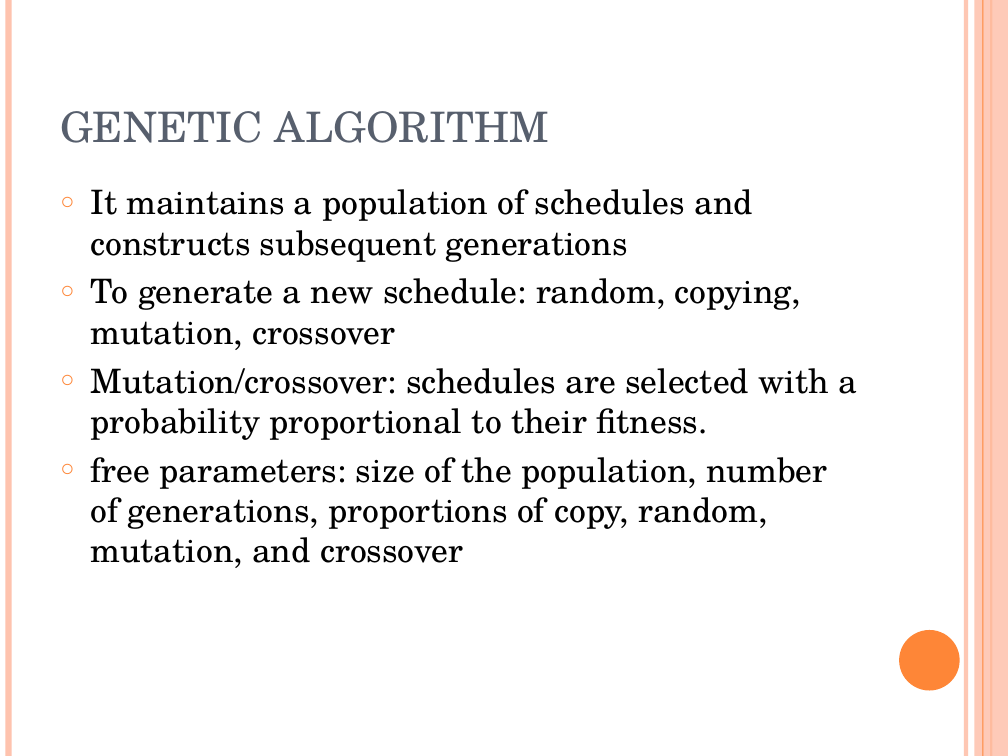
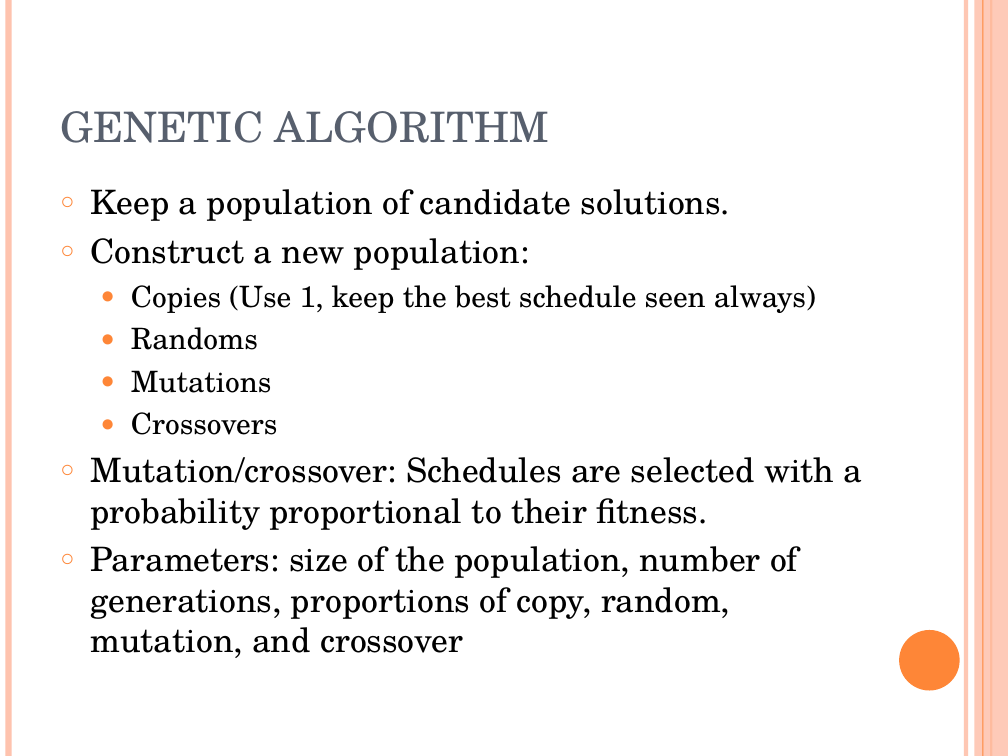
Before and after one commit to akokcam/csc384-genetic-algorithms-project, a slide deck: slide 5 of GA_TestBench/Data Files/presentation.ppt (slide 4 before the commit). Drawn at 1008x756 pixels with LibreOffice and Linux fonts; fonts in the diff are those of the drawing. Boxes give left, top, right and bottom in pixels: in the first picture for what was removed or moved away, otherwise in the second. Text is boxed around its words. In the diff, an @@ line names an element or a change of style, - is before the commit and + after.

```diff
--- a/GA_TestBench/Data Files/presentation.ppt
+++ b/GA_TestBench/Data Files/presentation.ppt
@@ text at [90,189,863,658]: text changed @@
-○ It maintains a population of schedules and constructs subsequent generations
-○ To generate a new schedule: random, copying, mutation, crossover
-○ Mutation/crossover: schedules are selected with a probability proportional to their fitness.
-○ free parameters: size of the population, number of generations, proportions of copy, random, mutation, and crossover
+○ Keep a population of candidate solutions.
+○ Construct a new population:
+  ● Copies (Use 1, keep the best schedule seen always)
+  ● Randoms
+  ● Mutations
+  ● Crossovers
+○ Mutation/crossover: Schedules are selected with a probability proportional to their fitness.
+○ Parameters: size of the population, number of generations, proportions of copy, random, mutation, and crossover
```
Also in this commit, not shown: 7 other slides changed, 9 slides added, 7 slides removed, 1 other file.
